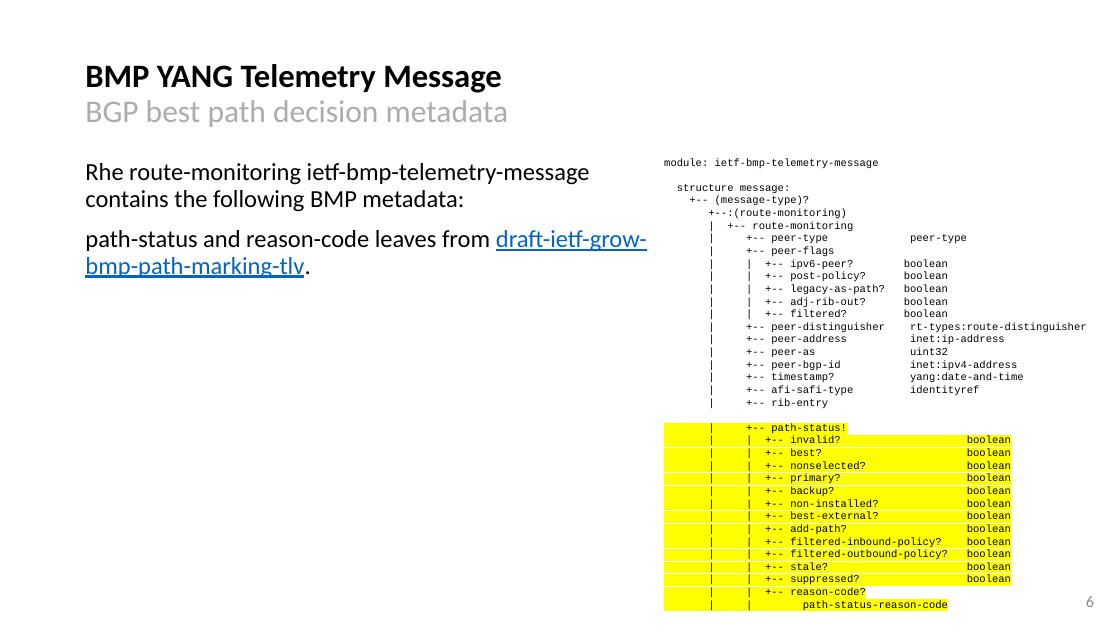
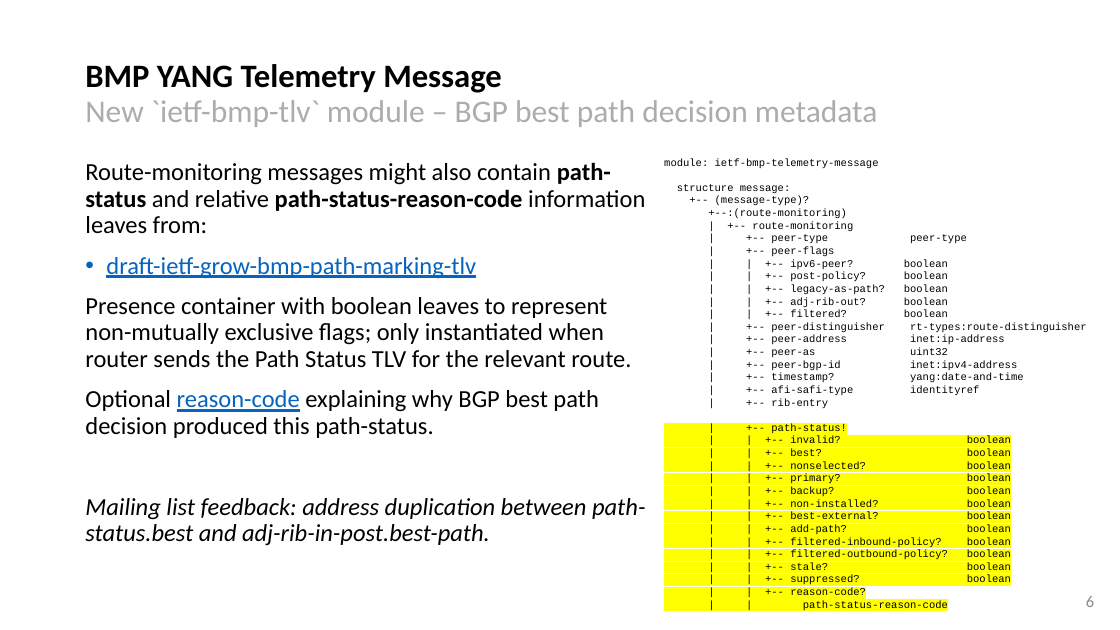
Before and after one commit to network-analytics/ietf-network-analytics-document-status, a slide deck: slide 6 of 126/NMOP/draft-netana-nmop-message-broker-bmp-telemetry-msg-03.pptx. Drawn at 1120x630 pixels with LibreOffice and Linux fonts; fonts in the diff are those of the drawing. Boxes give left, top, right and bottom in pixels: in the first picture for what was removed or moved away, otherwise in the second. Text is boxed around its words. In the diff, an @@ line names an element or a change of style, - is before the commit and + after.

Commit message:
bmp-telemetry-msg: finalize slides for IETF 126

```diff
--- a/126/NMOP/draft-netana-nmop-message-broker-bmp-telemetry-msg-03.pptx
+++ b/126/NMOP/draft-netana-nmop-message-broker-bmp-telemetry-msg-03.pptx
@@ title at bbox=[85, 64, 878, 127]: text changed @@
-BMP YANG Telemetry Message
-BGP best path decision metadata
+BMP YANG Telemetry Message
+New `ietf-bmp-tlv` module – BGP best path decision metadata
@@ text at bbox=[85, 162, 645, 546]: text changed @@
-Rhe route-monitoring ietf-bmp-telemetry-message contains the following BMP metadata:
-path-status and reason-code leaves from draft-ietf-grow-bmp-path-marking-tlv.
+Route-monitoring messages might also contain path-status and relative path-status-reason-code information leaves from:
+• draft-ietf-grow-bmp-path-marking-tlv
+Presence container with boolean leaves to represent non-mutually exclusive flags; only instantiated when router sends the Path Status TLV for the relevant route.
+Optional reason-code explaining why BGP best path decision produced this path-status.
+Mailing list feedback: address duplication between path-status.best and adj-rib-in-post.best-path.
```
Also in this commit, not shown: 7 other slides changed, 3 slides added, 1 slide removed, 1 other file.
